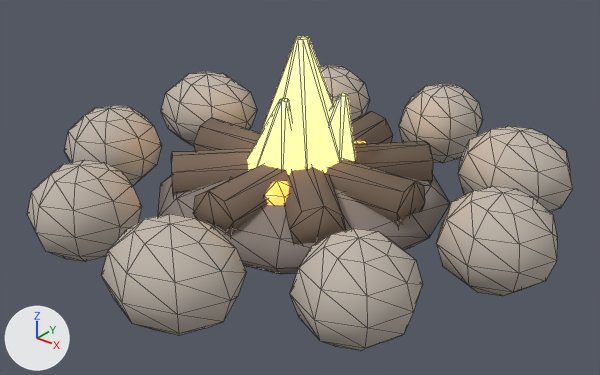
The glTF model godot/assets/models/campfire.glb, before and after one commit.
The view is the same before and after, from a 50 mm camera at (1.145, -1.44, 0.946) aimed at (0.035, -0.052, 0.086). Lighting does not change. The marker at lower left points along +X, +Y and +Z. The first picture is the older version. Mesh edges are drawn as thin lines.

The older version as bpy lines, for what is in view:
```python
me_campfiremesh = bpy.data.meshes.new('CampfireMesh')
me_campfiremesh.from_pydata(...)  # 656 vertices, 1220 faces; spans x -0.638..0.65, y -0.642..0.642, z -0.046..0.43
# faces by material slot: [720, 120, 112, 180, 88]
me_campfiremesh.materials.append(mat_claystone)  # light grey #bfb5aa
me_campfiremesh.materials.append(mat_ashmound)  # grey #867c76
me_campfiremesh.materials.append(mat_charredwood)  # brown #7c6959
me_campfiremesh.materials.append(mat_embers)  # orange #f3993f, glowing orange #ff953f
me_campfiremesh.materials.append(mat_campfireflame)  # yellow #ffd359, glowing orange #ffcb61
ob_campfire = bpy.data.objects.new('Campfire', me_campfiremesh)
ob_campfire.location = (0.0, 0.0, 0.0)
```
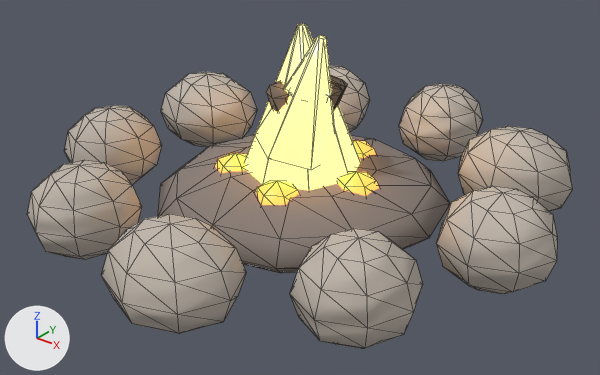
What changed in the scene script:
```text
Change me_campfiremesh:
    used by ob_campfire; location = (0.0, 0.0, 0.0)
    remove me_campfiremesh.from_pydata(...)  # 656 vertices, 1220 faces; spans x -0.638..0.65, y -0.642..0.642, z -0.046..0.43
    add me_campfiremesh.from_pydata(...)  # 632 vertices, 1180 faces; spans x -0.638..0.65, y -0.642..0.642, z 0.0..0.46
    me_campfiremesh part 1: the loose piece of 12 vertices spanning x -0.101..0.035, y -0.159..0.001, z 0.078..0.309 is deleted
    me_campfiremesh part 2
    12 vertices are removed from x -0.31..0.31, y -0.31..0.31, z 0.039..0.161
    46 faces are deleted
    72 vertices in x -0.563..0.585, y -0.577..0.577, z -0.006 move by (0.0, 0.0, 0.006)
    12 vertices in x -0.18..0.18, y -0.18..0.18, z -0.035 move by (0.0, 0.0, 0.035)
    12 vertices in x -0.312..0.312, y -0.312..0.312, z -0.003 move by (0.0, 0.0, 0.003)
    9 vertices in x -0.489..0.52, y -0.512..0.512, z -0.02 move by (0.0, 0.0, 0.02)
    81 vertices move from x -0.31..0.31, y -0.31..0.31, z -0.046..0.43 to x -0.15..0.15, y -0.15..0.15, z 0.0..0.46
    12 vertices are added at x -0.101..0.097, y -0.097..0.101, z 0.0..0.337
    46 new faces join them, mat_charredwood (brown #7c6959)
    other edits to the shape of me_campfiremesh do not show in these pictures
```

Pixel boxes (x1, y1, x2, y2) of what changed, in the pictures (600 x 375 px; the box of a moved part takes in the faces that stretch with it):
'Campfire', reshaped
    before: (27, 36, 573, 351)
    after: (27, 24, 573, 348)
part 1 of me_campfiremesh, deleted
    before: (247, 98, 292, 171)
part 2 of me_campfiremesh, moved or reshaped
    before: (48, 36, 559, 351)
    after: (48, 24, 555, 348)
